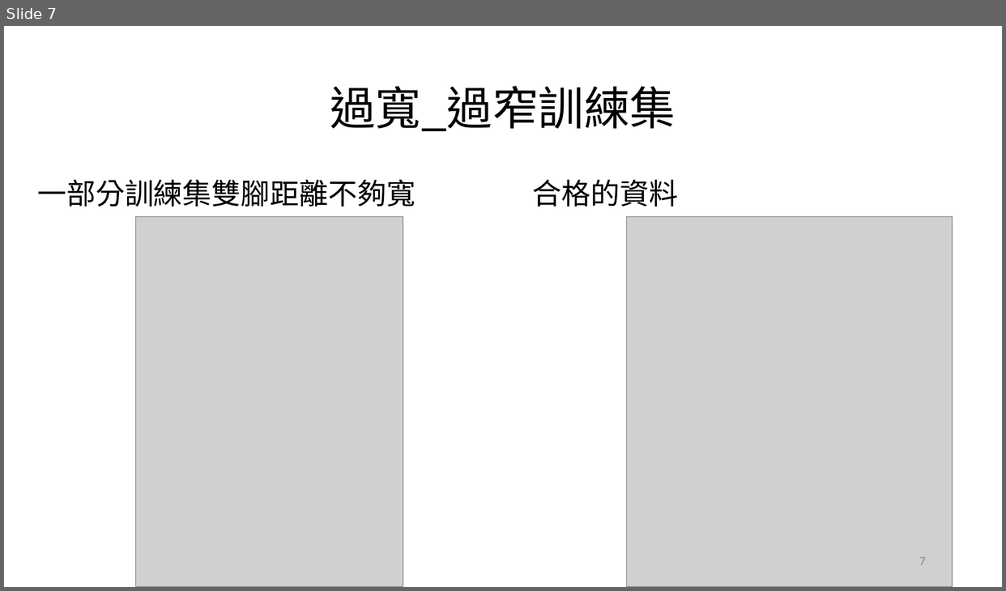
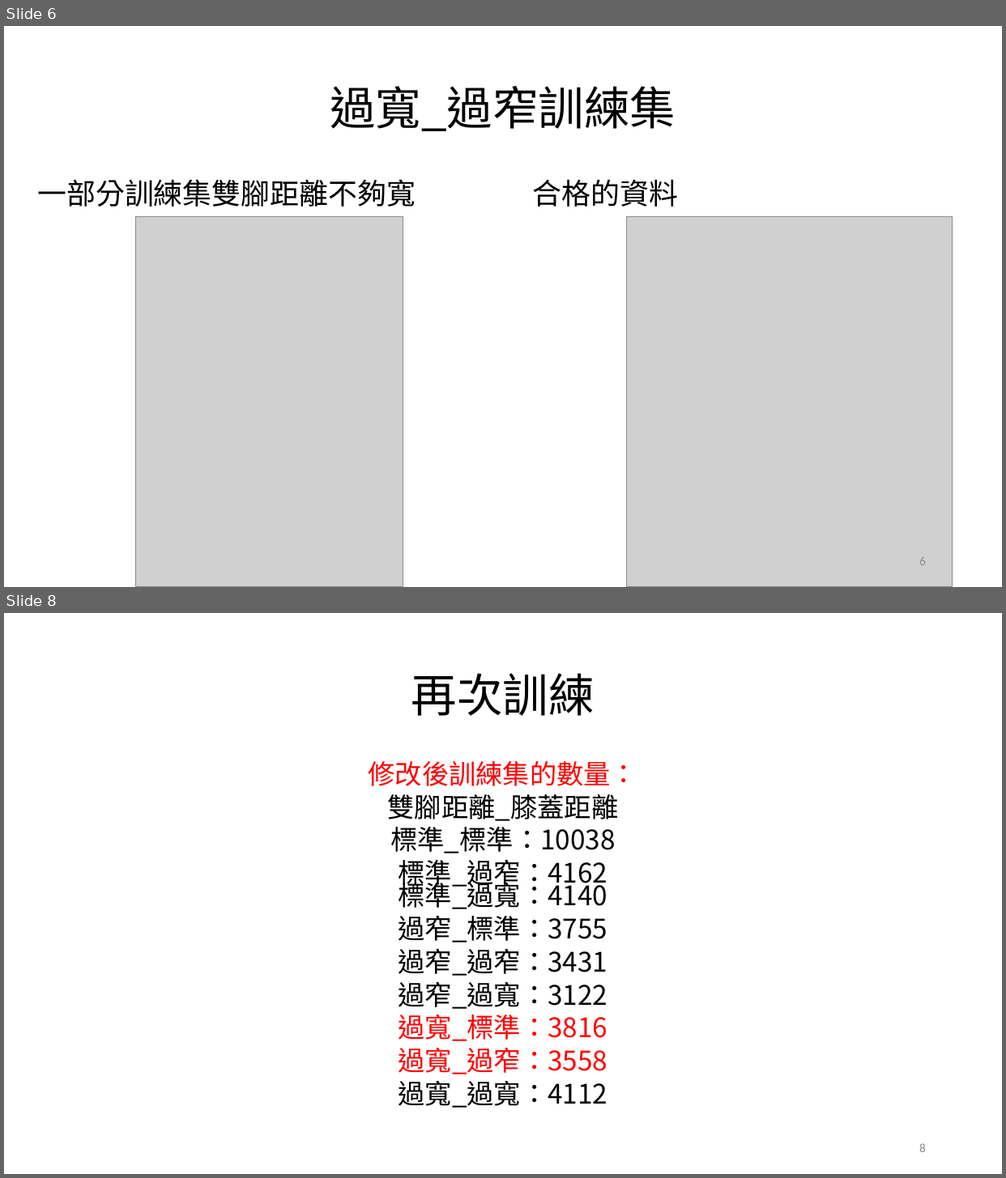
Before and after one commit to mizulun/seatpose-system, a slide deck: week7進度報告.pptx. Shown one above the other, each under a label of ours: slide 7 before the commit, slides 6 and 8 after it; the slides between them are not shown. The pictures are 1006x591 and 1006x1178 pixels, drawn with LibreOffice and Linux fonts; fonts in the diff are those of the drawing; grey boxes stand for pictures. Boxes give left, top, right and bottom in pixels: in the first picture for what was removed or moved away, otherwise in the second. Text is boxed around its words. In the diff, an @@ line names an element or a change of style, - is before the commit and + after.

```diff
--- a/week7進度報告.pptx
+++ b/week7進度報告.pptx
@@ slide 8 added at <box>4,613,1002,1174</box>, background #FFFFFF @@
@@ title added at <box>411,673,594,716</box>, 44 pt, text #000000 @@
+再次訓練
@@ text added at <box>368,761,637,1108</box>, 25.9 pt, text #000000 @@
+修改後訓練集的數量：
+雙腳距離_膝蓋距離
+標準_標準：10038
+標準_過窄：4162
+標準_過寬：4140
+過窄_標準：3755
+過窄_過窄：3431
+過窄_過寬：3122
+過寬_標準：3816
+過寬_過窄：3558
+過寬_過寬：4112
@@ page number added at <box>919,1144,926,1152</box>, 12 pt, text #8C8C8C @@
+8
@@ what was slide 7 is now slide 6 @@
@@ page number at <box>919,557,926,565</box>: text changed @@
-7
+6
```
Also in this commit, not shown: 4 slides changed, 5 other slides added, 1 slide removed.
